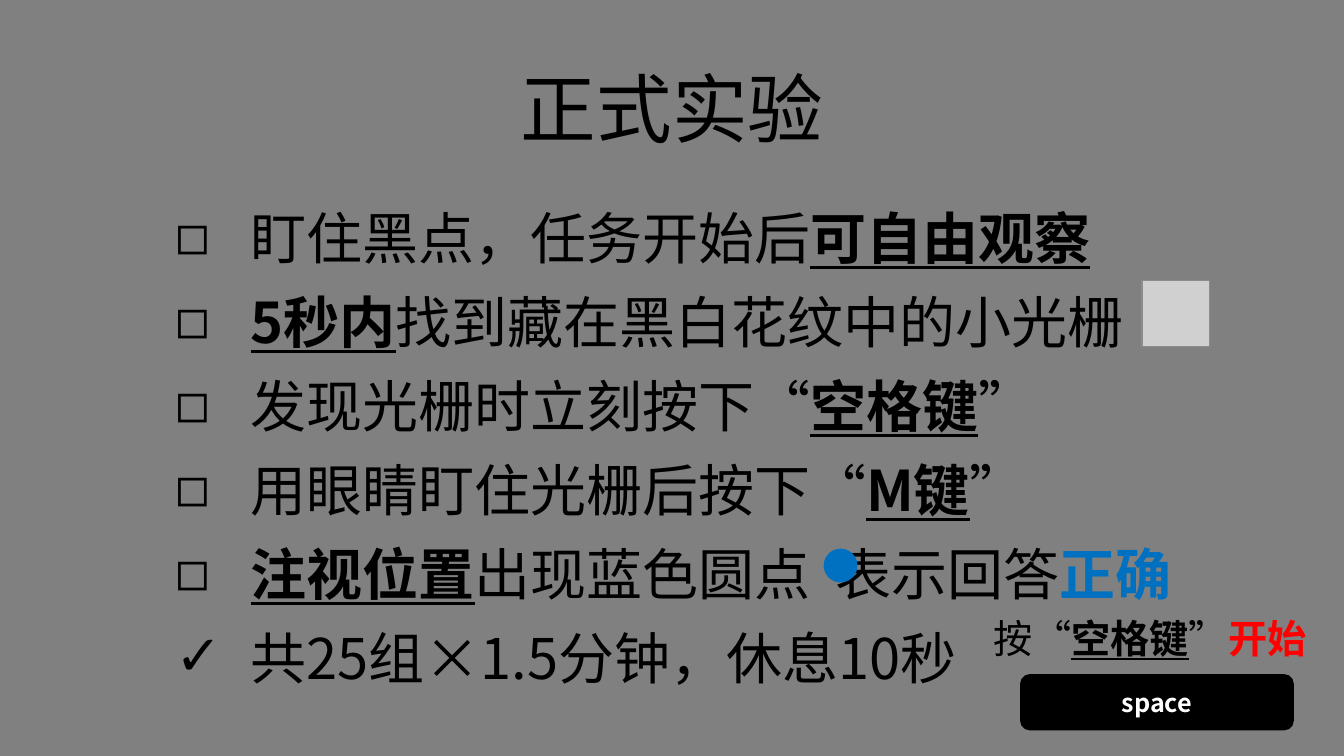
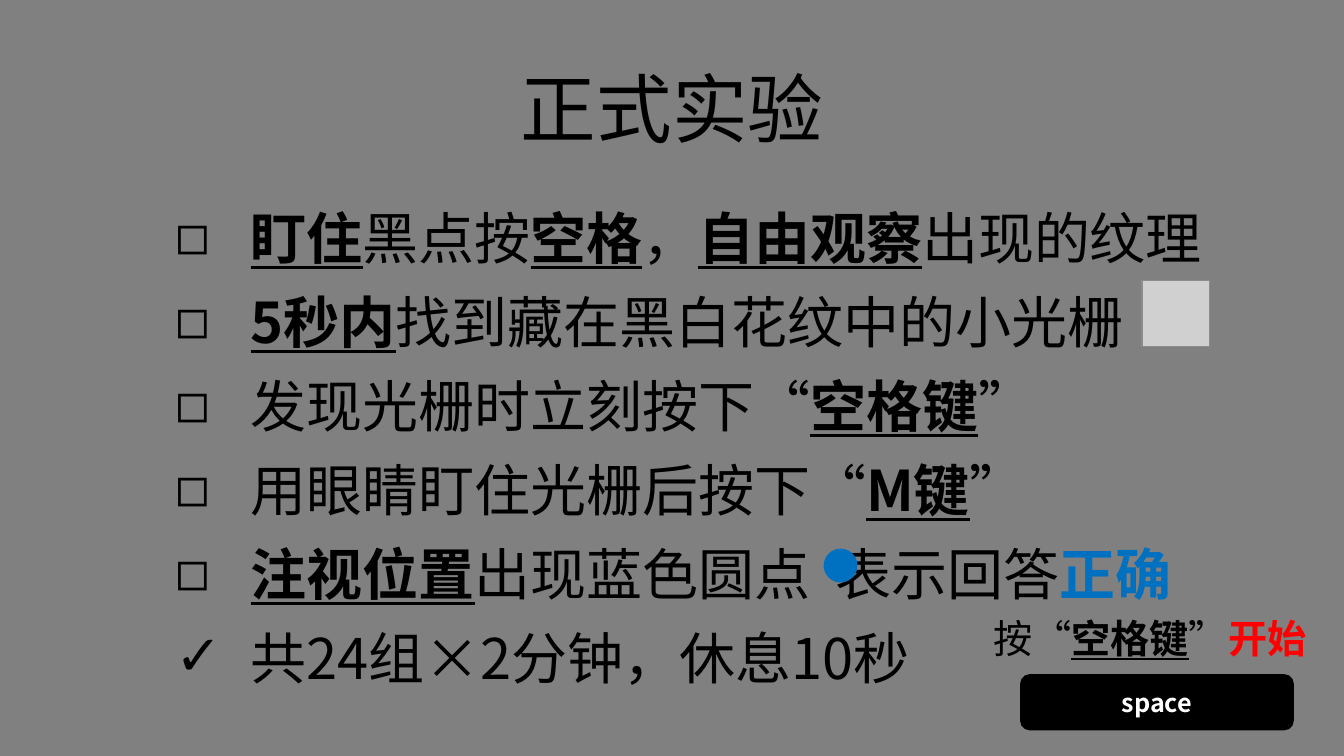
Before and after one commit to lyxose/FreeView, a slide deck: slide 13 of Instructions.pptx. Drawn at 1344x756 pixels with LibreOffice and Linux fonts; fonts in the diff are those of the drawing; grey boxes stand for pictures. Boxes give left, top, right and bottom in pixels: in the first picture for what was removed or moved away, otherwise in the second. Text is boxed around its words. In the diff, an @@ line names an element or a change of style, - is before the commit and + after.

```diff
--- a/Instructions.pptx
+++ b/Instructions.pptx
@@ text at (251, 211, 1202, 269): text changed @@
-◻ 盯住黑点，任务开始后可自由观察
+◻ 盯住黑点按空格，自由观察出现的纹理
@@ text at (251, 631, 910, 685): text changed @@
-✓ 共25组×1.5分钟，休息10秒
+✓ 共24组×2分钟，休息10秒
```
Also in this commit, not shown: 6 other slides changed, 1 slide added, 1 slide removed.
